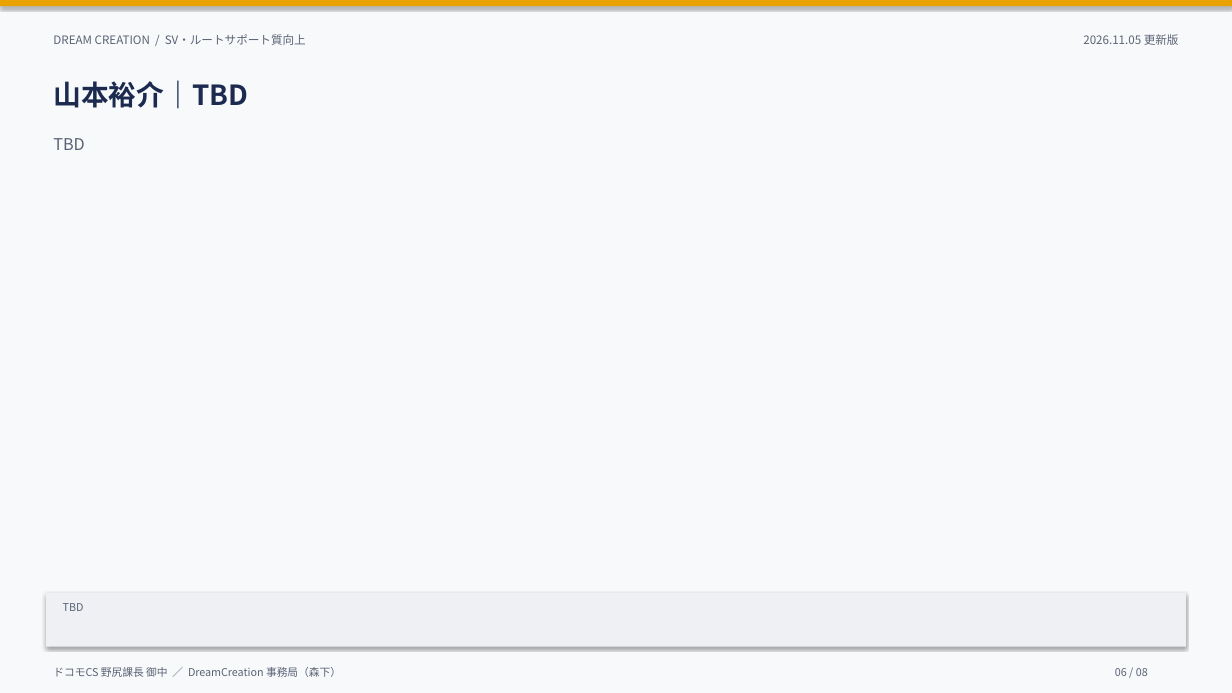
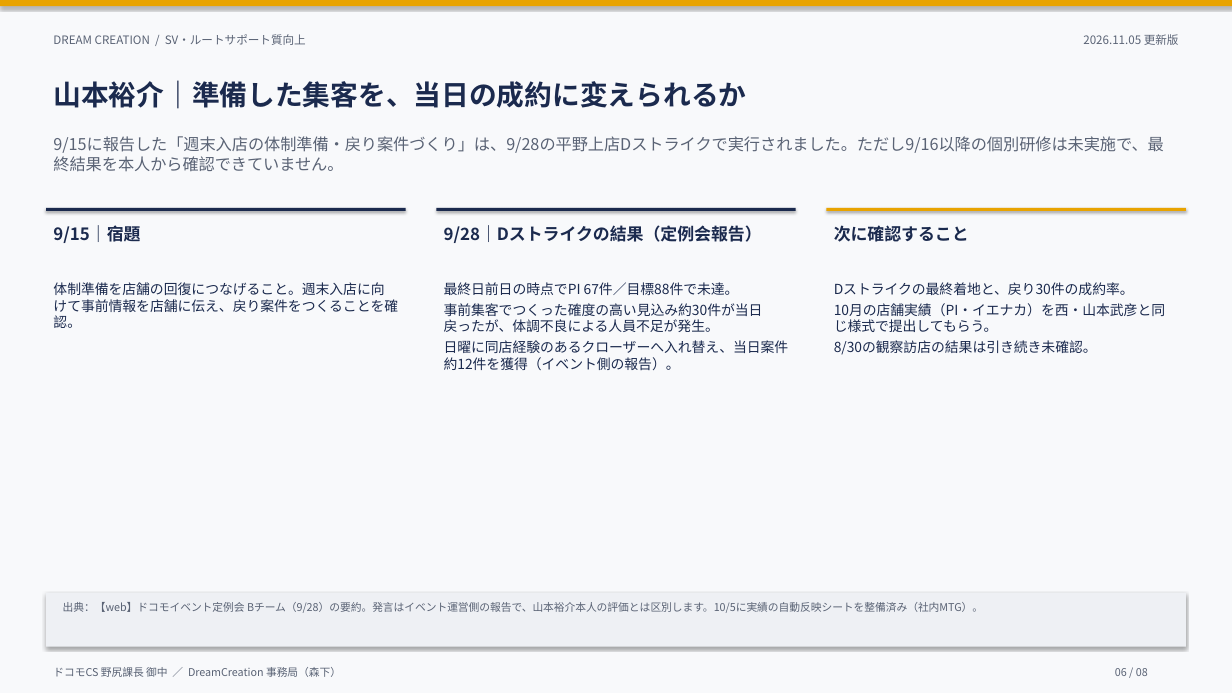
Before and after one commit to lunamax77/-next-vision, a slide deck: slide 6 of docs/reports/sv-route-support/SV_ルートサポート質向上_進捗報告_20261105.pptx. Drawn at 1232x693 pixels with LibreOffice and Linux fonts; fonts in the diff are those of the drawing. Boxes give left, top, right and bottom in pixels: in the first picture for what was removed or moved away, otherwise in the second. Text is boxed around its words. In the diff, an @@ line names an element or a change of style, - is before the commit and + after.

```diff
--- a/docs/reports/sv-route-support/SV_ルートサポート質向上_進捗報告_20261105.pptx
+++ b/docs/reports/sv-route-support/SV_ルートサポート質向上_進捗報告_20261105.pptx
@@ text at <box>53,80,746,109</box>: text changed @@
-山本裕介｜TBD
+山本裕介｜準備した集客を、当日の成約に変えられるか
@@ text at <box>53,136,1163,172</box>: text changed @@
-TBD
+9/15に報告した「週末入店の体制準備・戻り案件づくり」は、9/28の平野上店Dストライクで実行されました。ただし9/16以降の個別研修は未実施で、最終結果を本人から確認できていません。
@@ rectangle added at <box>46,208,405,211</box>, fill #1B2A4E @@
@@ rectangle added at <box>436,208,795,211</box>, fill #1B2A4E @@
@@ rectangle added at <box>826,208,1185,211</box>, fill #E8A300 @@
@@ text added at <box>53,225,140,243</box>, 16.5 pt, text #1B2A4E, bold @@
+9/15｜宿題
@@ text added at <box>444,225,762,243</box>, 16.5 pt, text #1B2A4E, bold @@
+9/28｜Dストライクの結果（定例会報告）
@@ text added at <box>834,225,969,242</box>, 16.5 pt, text #1B2A4E, bold @@
+次に確認すること
@@ text added at <box>53,282,398,328</box>, 13.5 pt, text #1B2A4E @@
+体制準備を店舗の回復につなげること。週末入店に向けて事前情報を店舗に伝え、戻り案件をつくることを確認。
@@ text added at <box>444,282,789,370</box>, 13.5 pt, text #1B2A4E @@
+最終日前日の時点でPI 67件／目標88件で未達。
+事前集客でつくった確度の高い見込み約30件が当日戻ったが、体調不良による人員不足が発生。
+日曜に同店経験のあるクローザーへ入れ替え、当日案件約12件を獲得（イベント側の報告）。
@@ text added at <box>834,282,1165,355</box>, 13.5 pt, text #1B2A4E @@
+Dストライクの最終着地と、戻り30件の成約率。
+10月の店舗実績（PI・イエナカ）を西・山本武彦と同じ様式で提出してもらう。
+8/30の観察訪店の結果は引き続き未確認。
@@ text at <box>63,602,983,613</box>: text changed @@
-TBD
+出典：【web】ドコモイベント定例会 Bチーム（9/28）の要約。発言はイベント運営側の報告で、山本裕介本人の評価とは区別します。10/5に実績の自動反映シートを整備済み（社内MTG）。
```
Also in this commit, not shown: 3 other slides changed, 2 other files.
